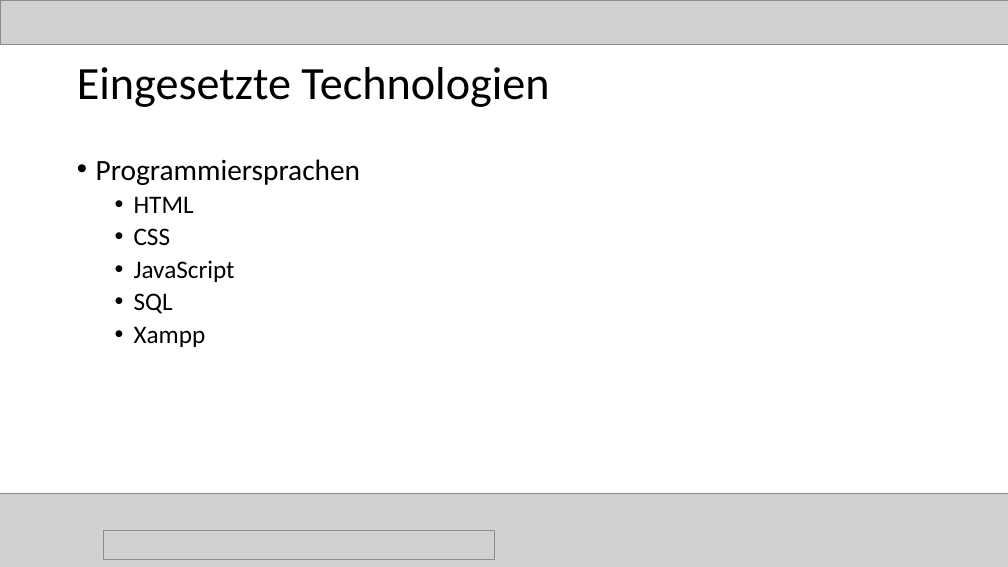
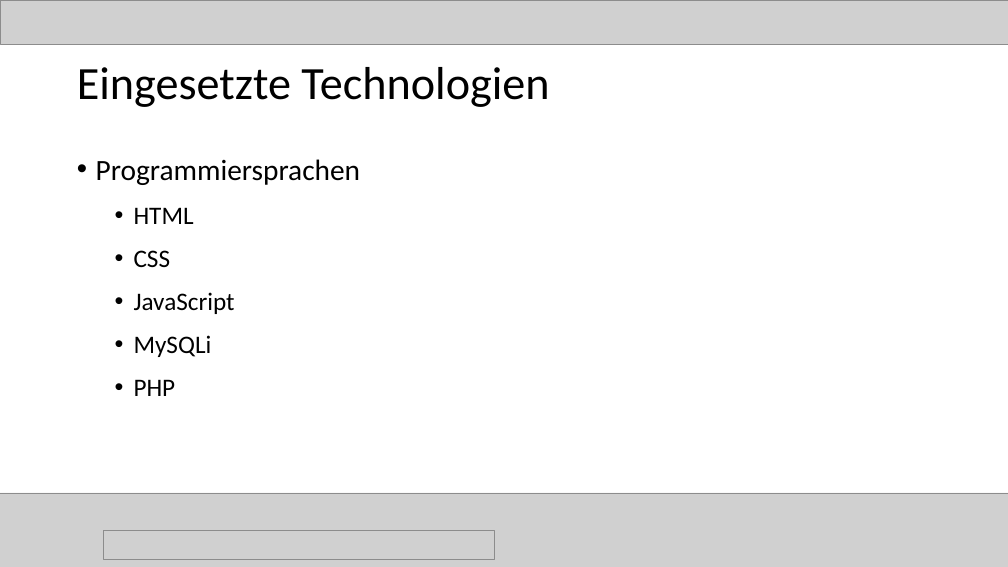
Before and after one commit to magharmi/StudentenFuerStudenten, a slide deck: slide 6 of Power Point/final.pptx (slide 9 before the commit). Drawn at 1008x567 pixels with LibreOffice and Linux fonts; fonts in the diff are those of the drawing; grey boxes stand for pictures. Boxes give left, top, right and bottom in pixels: in the first picture for what was removed or moved away, otherwise in the second. Text is boxed around its words. In the diff, an @@ line names an element or a change of style, - is before the commit and + after.

```diff
--- a/Power Point/final.pptx
+++ b/Power Point/final.pptx
@@ text at (134,207,235,314): line spacing 0.9 to 36pt @@
@@ text at (134,335,212,396): text changed @@
-  • SQL
-  • Xampp
+  • MySQLi
+  • PHP
```
Also in this commit, not shown: 7 other slides changed, 7 slides added, 6 slides removed.
